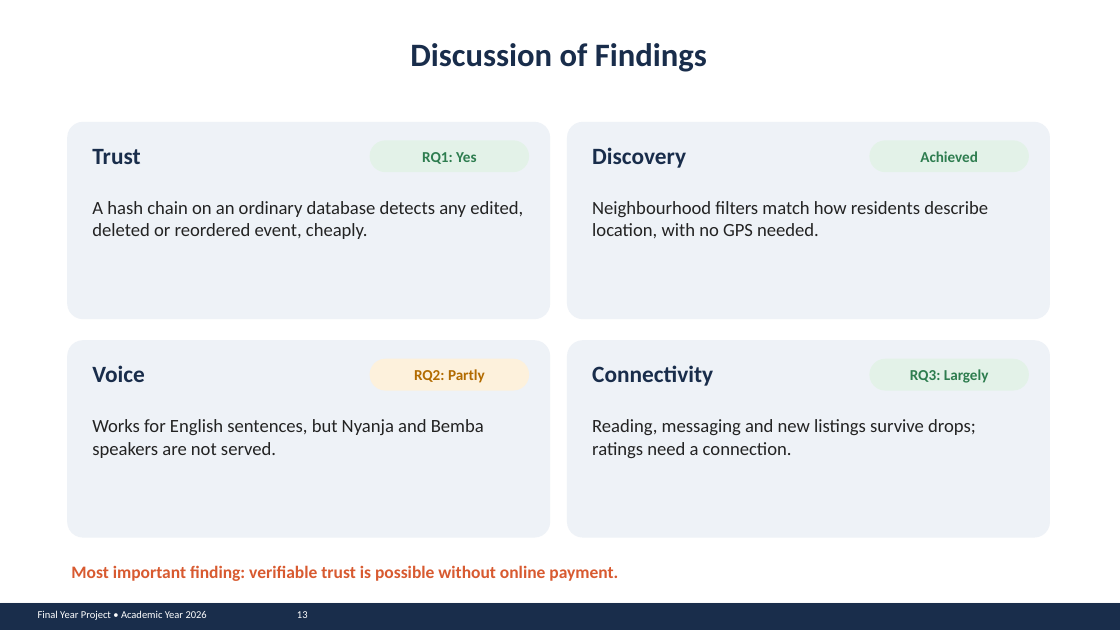
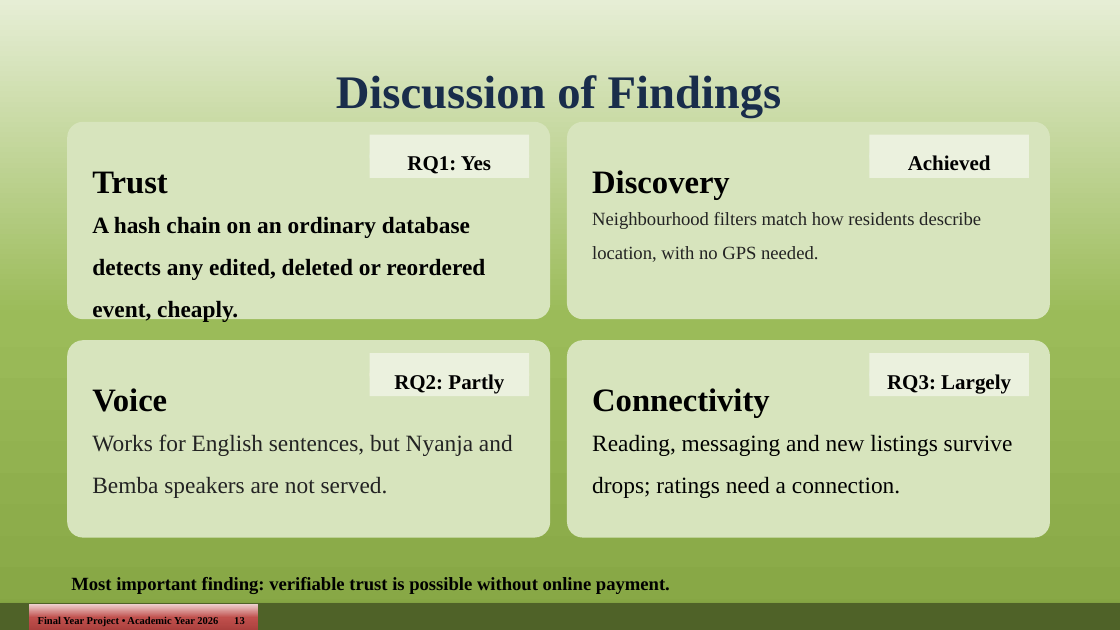
Before and after one commit to john-chola/ZamMarket, a slide deck: slide 13 of docs/presentation/ZamMarket_Presentation.pptx. Drawn at 1120x630 pixels with LibreOffice and Linux fonts; fonts in the diff are those of the drawing. Boxes give left, top, right and bottom in pixels: in the first picture for what was removed or moved away, otherwise in the second. Text is boxed around its words. In the diff, an @@ line names an element or a change of style, - is before the commit and + after.

```diff
--- a/docs/presentation/ZamMarket_Presentation.pptx
+++ b/docs/presentation/ZamMarket_Presentation.pptx
@@ background #FFFFFF to gradient #E6EED5 to #9BBB59 to #86A644 @@
@@ text "Discussion of Findings": place and size @@
-text "Discussion of Findings" at [410, 43, 707, 72]
+text "Discussion of Findings" at [336, 75, 782, 118]
@@ text "Discussion of Findings" at [336, 75, 782, 118]: size 28 to 40 pt, font Calibri to Times New Roman; line spacing 1 to 1.5 @@
@@ rectangle "RQ1: Yes": place and size @@
-rectangle "RQ1: Yes" at [422, 152, 476, 164]
+rectangle "RQ1: Yes" at [370, 134, 529, 177]
@@ size 13 to 18 pt, font Calibri to Times New Roman, text colour #2E7D4F to #000000; line spacing 1 to 1.5; fill none to #EBF1DE in 3 elements at [370, 134, 529, 177], [870, 353, 1029, 396], [870, 134, 1029, 177] @@
@@ rectangle "Achieved": place and size @@
-rectangle "Achieved" at [920, 151, 978, 162]
+rectangle "Achieved" at [870, 134, 1029, 177]
@@ text "A hash chain on an ..." at [92, 216, 485, 322]: size 16 to 20 pt, font Calibri to Times New Roman, text colour #232323 to #000000, bold on; line spacing 1 to 1.5 @@
@@ text "Neighbourhood filters match how residents ..." at [592, 212, 981, 262]: font Calibri to Times New Roman; line spacing 1 to 1.5 @@
@@ rectangle "RQ2: Partly": place and size @@
-rectangle "RQ2: Partly" at [414, 369, 485, 383]
+rectangle "RQ2: Partly" at [370, 353, 529, 396]
@@ rectangle "RQ2: Partly" at [370, 353, 529, 396]: size 13 to 18 pt, font Calibri to Times New Roman, text colour #B26B00 to #000000; line spacing 1 to 1.5; fill none to #EBF1DE @@
@@ fill #EEF2F7 to #D7E4BD in 4 elements at [67, 122, 550, 319], [567, 122, 1050, 319], [67, 340, 550, 538], [567, 340, 1050, 538] @@
@@ size 20 to 28 pt, font Calibri to Times New Roman, text colour #192D4B to #000000; line spacing 1 to 1.5 in 4 elements at [92, 171, 168, 194], [592, 170, 730, 199], [92, 388, 167, 412], [592, 388, 770, 418] @@
@@ rectangle "RQ3: Largely": place and size @@
-rectangle "RQ3: Largely" at [910, 369, 989, 383]
+rectangle "RQ3: Largely" at [870, 353, 1029, 396]
@@ text "Works for English sentences, but ..." at [92, 434, 513, 498]: size 16 to 20 pt, font Calibri to Times New Roman; line spacing 1 to 1.5 @@
@@ text "Reading, messaging and new listings ..." at [592, 434, 1013, 498]: size 16 to 20 pt, font Calibri to Times New Roman, text colour #232323 to #000000; line spacing 1 to 1.5 @@
@@ text "Most important finding: verifiable trust ..." at [71, 577, 670, 594]: size 15 to 16 pt, font Calibri to Times New Roman, text colour #D85A30 to #000000; line spacing 1 to 1.5 @@
@@ rectangle at [0, 603, 1120, 630]: fill #192D4B to #4F6228 @@
@@ rectangle "Final Year Project • Academic ...": place and size @@
-rectangle "Final Year Project • Academic ..." at [38, 610, 308, 620]
+rectangle "Final Year Project • Academic ..." at [29, 604, 258, 630]
@@ rectangle "Final Year Project • Academic ..." at [29, 604, 258, 630]: font Calibri to Times New Roman, text colour #FFFFFF to #000000, bold on; line spacing 1 to 1.5; fill none to gradient #EFD3D2 to #C0504D to #A93F3C @@
```
Also in this commit, not shown: 15 other slides changed, 1 slide removed, 5 other files.
